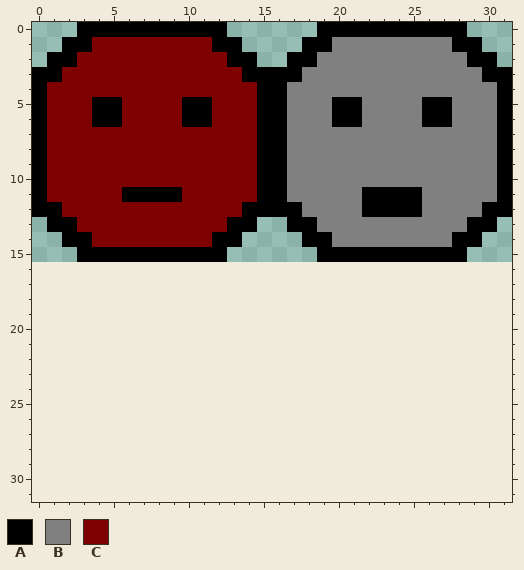
Edited in one commit: pixel-art sprite (assets/Untitled.png). The picture above was drawn from the file before the commit.
The file is 32x16 pixels. The old version is drawn lined up with the new one, on the new canvas.
Palette (. is transparent): A #000000  B #808080  C #7f0000
Pixels before, first column x 0:
 0 ...AAAAAAAAAA......AAAAAAAAAA...
 1 ..AACCCCCCCCAA....AABBBBBBBBAA..
 2 .AACCCCCCCCCCAA..AABBBBBBBBBBAA.
 3 AACCCCCCCCCCCCAAAABBBBBBBBBBBBAA
 4 ACCCCCCCCCCCCCCAABBBBBBBBBBBBBBA
 5 ACCCAACCCCAACCCAABBBAABBBBAABBBA
 6 ACCCAACCCCAACCCAABBBAABBBBAABBBA
 7 ACCCCCCCCCCCCCCAABBBBBBBBBBBBBBA
 8 ACCCCCCCCCCCCCCAABBBBBBBBBBBBBBA
 9 ACCCCCCCCCCCCCCAABBBBBBBBBBBBBBA
10 ACCCCCCCCCCCCCCAABBBBBBBBBBBBBBA
11 ACCCCCAAAACCCCCAABBBBBAAAABBBBBA
12 AACCCCCCCCCCCCAAAABBBBAAAABBBBAA
13 .AACCCCCCCCCCAA..AABBBBBBBBBBAA.
14 ..AACCCCCCCCAA....AABBBBBBBBAA..
15 ...AAAAAAAAAA......AAAAAAAAAA...
Now the later version:
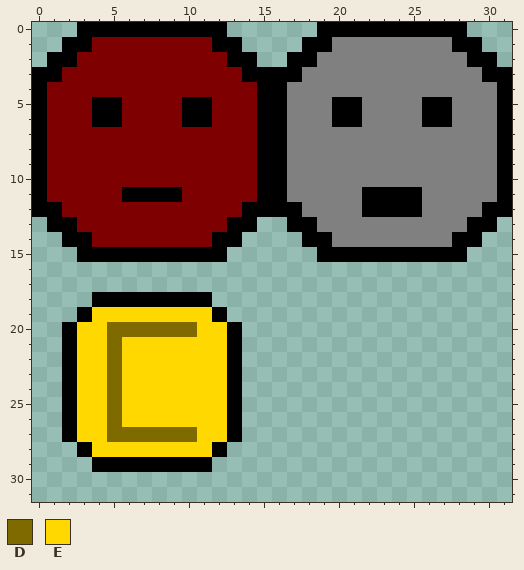
Colours new in this view: D #7f6a00  E #ffd800
Difference:
canvas 32x16 -> 32x32
y 18: x 4..11 ........ -> AAAAAAAA
y 19: x 3..12 .......... -> AEEEEEEEEA
y 20: x 2..13 ............ -> AEEDDDDDDEEA
y 21..26: x 2..13 ............ -> AEEDEEEEEEEA
y 27: x 2..13 ............ -> AEEDDDDDDEEA
y 28: x 3..12 .......... -> AEEEEEEEEA
y 29: x 4..11 ........ -> AAAAAAAA
Pixel boxes of the changes (left, top, right, bottom) in both pictures:
added: (62, 292, 242, 472)
